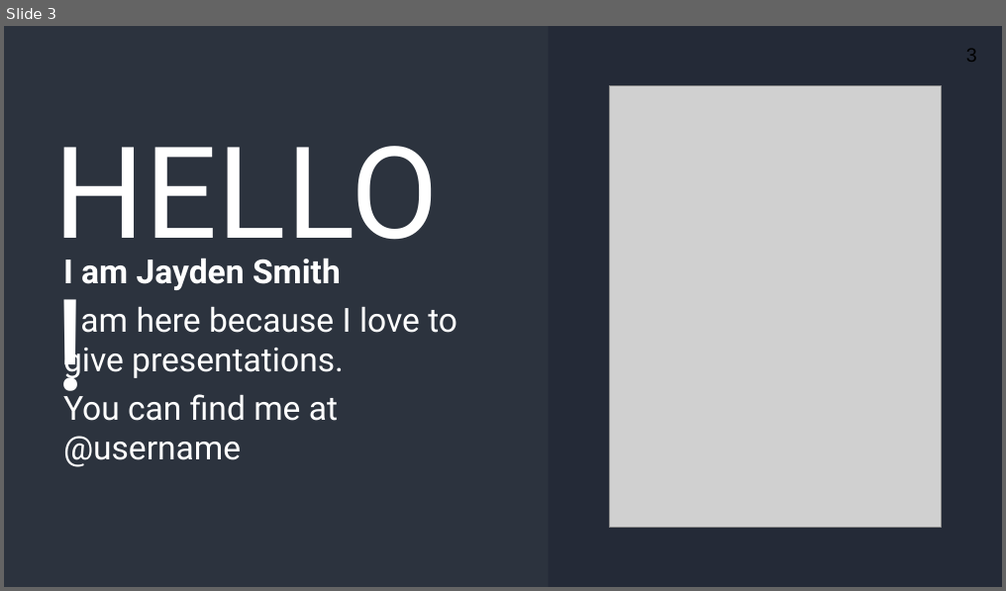
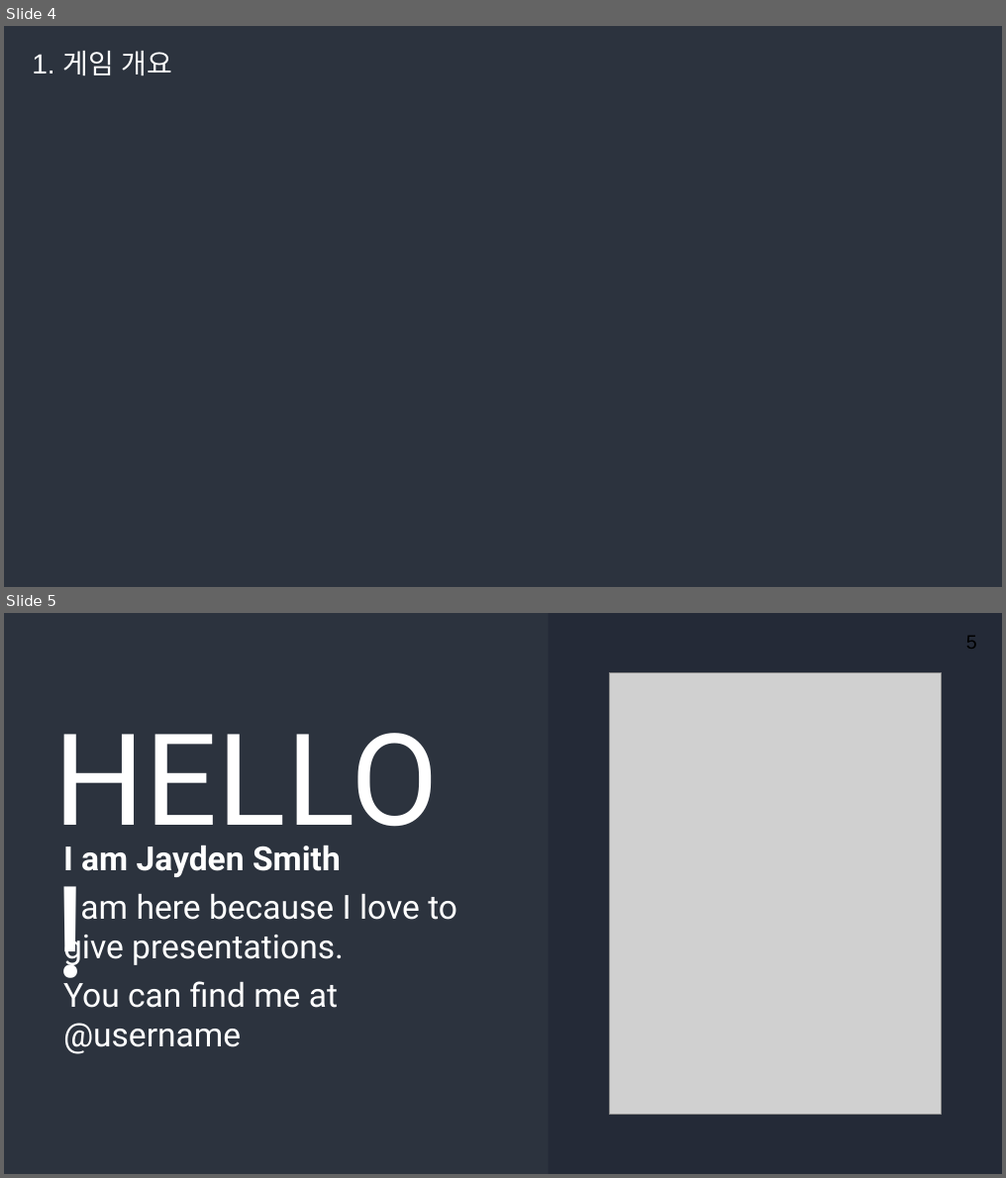
Before and after one commit to sudamilda/Rich_and_Bankrupt_Game_Test.ver, a slide deck: 부자와 파산.pptx. Shown one above the other, each under a label of ours: slide 3 before the commit, slides 4 and 5 after it. The pictures are 1006x591 and 1006x1178 pixels, drawn with LibreOffice and Linux fonts; fonts in the diff are those of the drawing; grey boxes stand for pictures. Boxes give left, top, right and bottom in pixels: in the first picture for what was removed or moved away, otherwise in the second. Text is boxed around its words. In the diff, an @@ line names an element or a change of style, - is before the commit and + after.

```diff
--- a/부자와 파산.pptx
+++ b/부자와 파산.pptx
@@ slide 4 added at (4,26,1002,587), background #2C333E @@
@@ text added at (32,51,173,76), 20 pt, text #FFFFFF @@
+1. 게임 개요
@@ what was slide 3 is now slide 5 @@
@@ page number at (966,636,977,649): text changed @@
-3
+5
```
Also in this commit, not shown: 21 slides changed, 1 other slide added.
